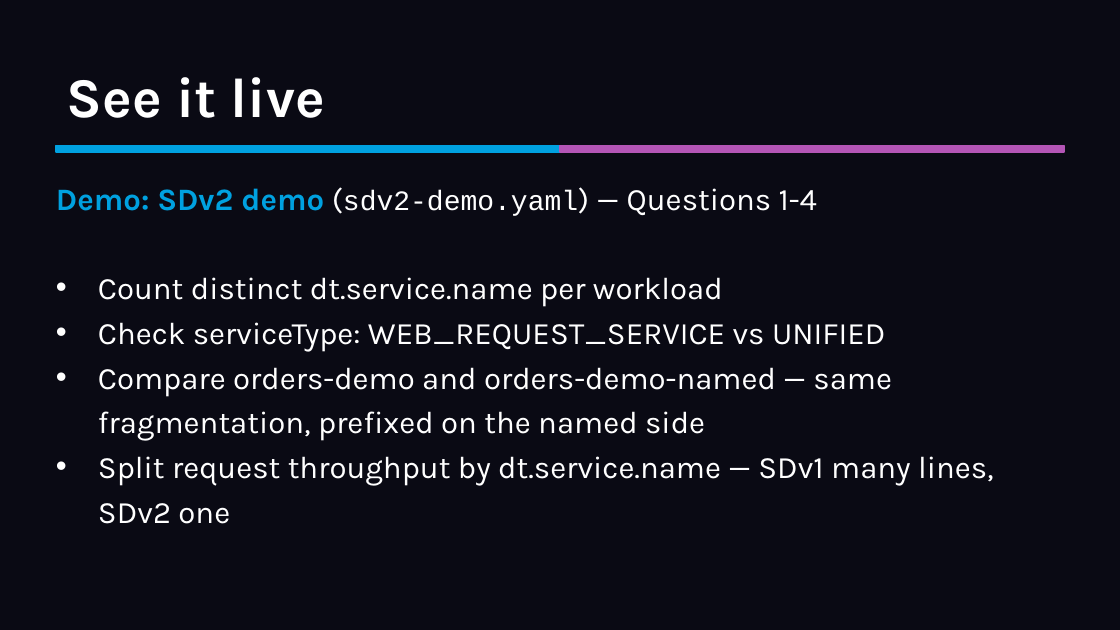
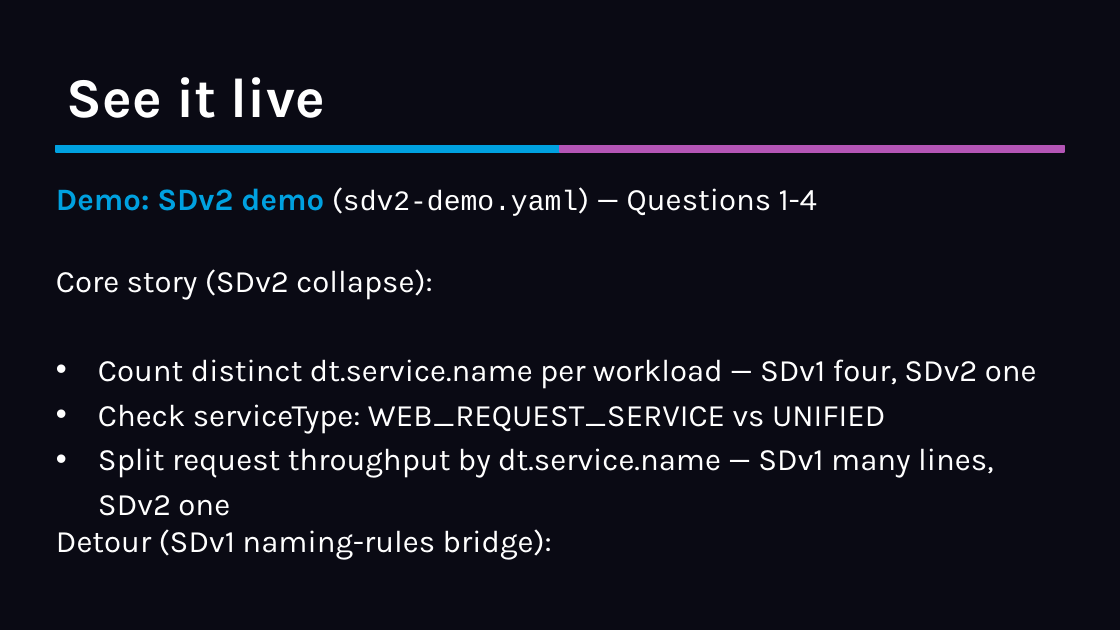
Before and after one commit to mreider/orders-demo, a slide deck: slide 13 of presentation/sdv2-presentation.pptx (slide 12 before the commit). Drawn at 1120x630 pixels with LibreOffice and Linux fonts; fonts in the diff are those of the drawing. Boxes give left, top, right and bottom in pixels: in the first picture for what was removed or moved away, otherwise in the second. Text is boxed around its words. In the diff, an @@ line names an element or a change of style, - is before the commit and + after.

```diff
--- a/presentation/sdv2-presentation.pptx
+++ b/presentation/sdv2-presentation.pptx
@@ text added at (56,269,432,300), 20 pt, text #FFFFFF @@
+Core story (SDv2 collapse):
@@ text "Count distinct dt.service.name per workload ...": place and size @@
-text "Count distinct dt.service.name per workload ..." at (98,277,994,524)
+text "Count distinct dt.service.name per workload ..." at (98,359,1037,516)
@@ text at (98,359,1037,389): text changed @@
-• Count distinct dt.service.name per workload
+• Count distinct dt.service.name per workload — SDv1 four, SDv2 one
@@ text at (98,367,892,441): paragraph removed @@
-• Compare orders-demo and orders-demo-named — same fragmentation, prefixed on the named side
@@ text added at (56,529,552,560), 20 pt, text #FFFFFF @@
+Detour (SDv1 naming-rules bridge):
```
Also in this commit, not shown: 1 other slide changed, 2 slides added, 1 slide removed, 3 other files.
